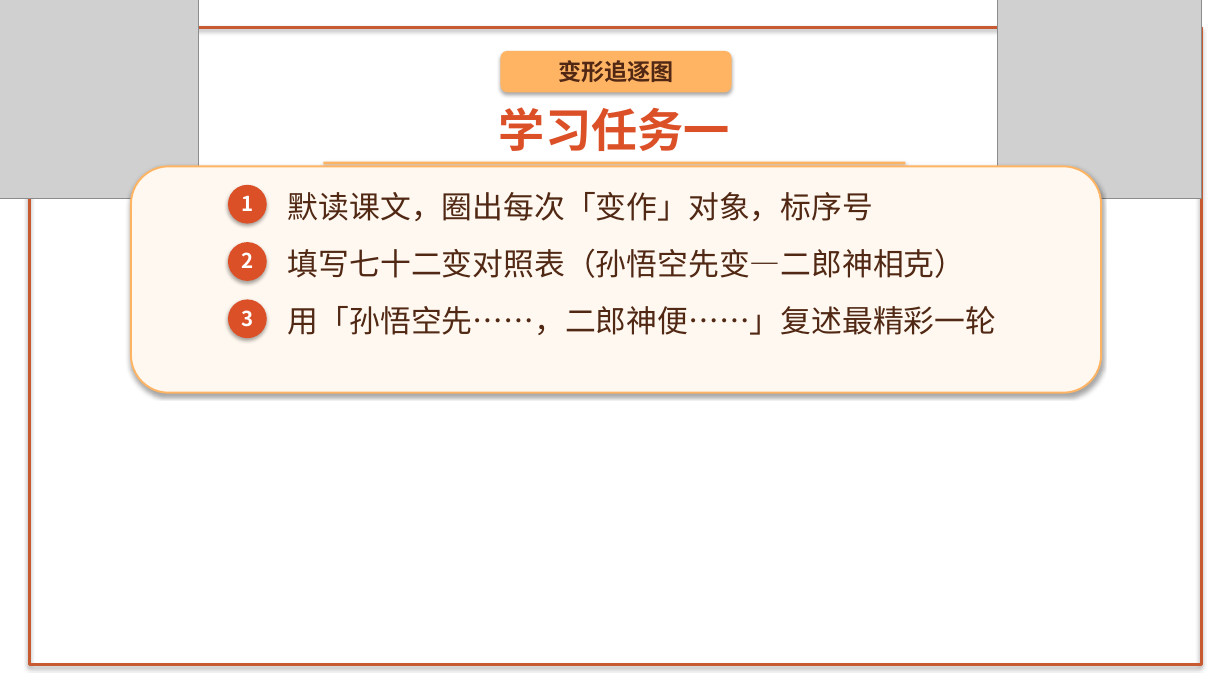
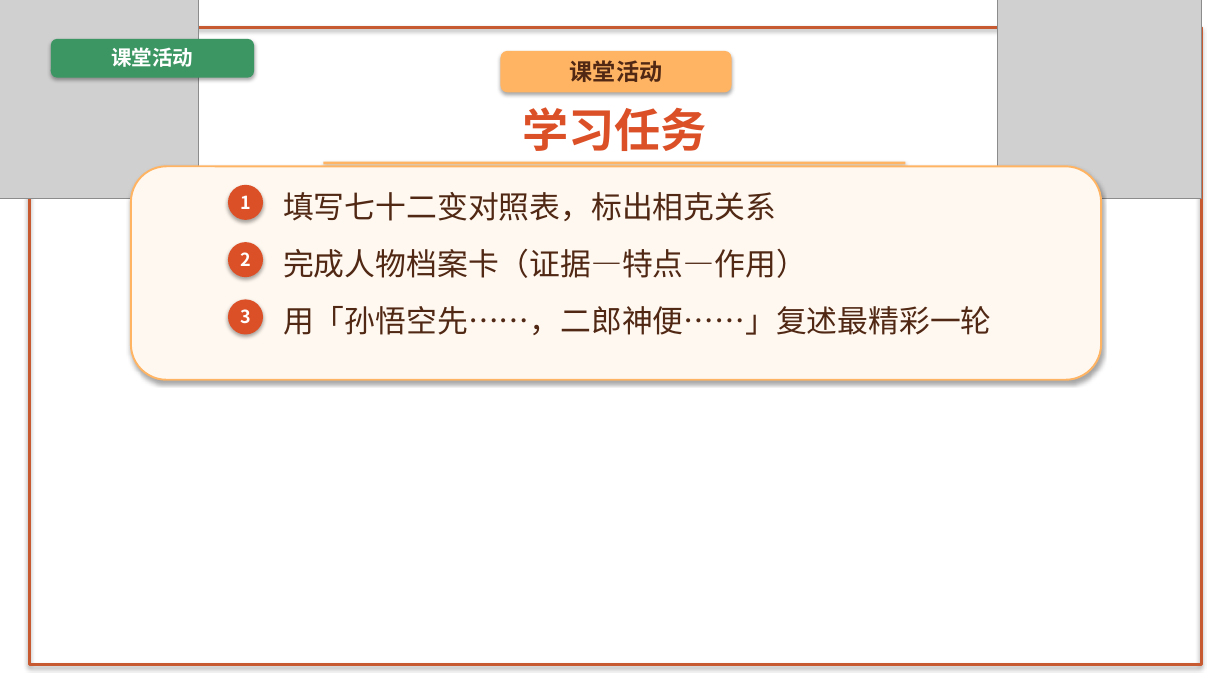
Before and after one commit to decemberlin54-del/declin, a slide deck: slide 6 of unit6-lesson21-wukong.pptx (slide 4 before the commit). Drawn at 1232x693 pixels with LibreOffice and Linux fonts; fonts in the diff are those of the drawing; grey boxes stand for pictures; background and template pictures are left out. Boxes give left, top, right and bottom in pixels: in the first picture for what was removed or moved away, otherwise in the second. Text is boxed around its words. In the diff, an @@ line names an element or a change of style, - is before the commit and + after.

```diff
--- a/unit6-lesson21-wukong.pptx
+++ b/unit6-lesson21-wukong.pptx
@@ rounded rectangle added at bbox=[51, 39, 254, 78], fill #3C9664 @@
@@ text added at bbox=[111, 47, 193, 67], 16 pt, text #FFFFFF, bold @@
+课堂活动
@@ text at bbox=[570, 60, 662, 82]: text changed @@
-变形追逐图
+课堂活动
@@ text at bbox=[522, 107, 707, 151]: text changed @@
-学习任务一
+学习任务
@@ rounded rectangle: place and size @@
-rounded rectangle at bbox=[131, 166, 1102, 393]
+rounded rectangle at bbox=[131, 166, 1102, 380]
@@ ellipse: place and size @@
-ellipse at bbox=[228, 185, 267, 224]
+ellipse at bbox=[228, 185, 263, 220]
@@ text at bbox=[283, 192, 776, 221]: text changed @@
-填写七十二变对照表（孙悟空先变—二郎神相克）
+填写七十二变对照表，标出相克关系
@@ text removed at bbox=[288, 192, 873, 221] @@
-默读课文，圈出每次「变作」对象，标序号
@@ ellipse: place and size @@
-ellipse at bbox=[228, 242, 267, 281]
+ellipse at bbox=[228, 242, 263, 277]
@@ text added at bbox=[283, 249, 807, 278], 24 pt, text #502814 @@
+完成人物档案卡（证据—特点—作用）
@@ ellipse: place and size @@
-ellipse at bbox=[228, 299, 267, 338]
+ellipse at bbox=[228, 299, 263, 335]
@@ text "用「孙悟空先……，二郎神便……」复述最精彩一轮": place and size @@
-text "用「孙悟空先……，二郎神便……」复述最精彩一轮" at bbox=[288, 306, 996, 335]
+text "用「孙悟空先……，二郎神便……」复述最精彩一轮" at bbox=[283, 306, 991, 335]
@@ size 16 to 14 pt in 3 elements at bbox=[240, 195, 251, 209], bbox=[240, 252, 251, 266], bbox=[240, 309, 251, 324] @@
```
Also in this commit, not shown: 3 other slides changed, 5 slides added, 5 slides removed, 12 other files.
